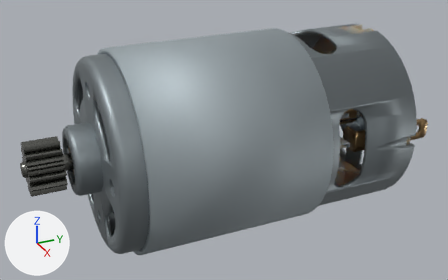
Before and after pictures for a commit that changed the Blender file motors/RS-550 VC 18V 14teeth.blend.
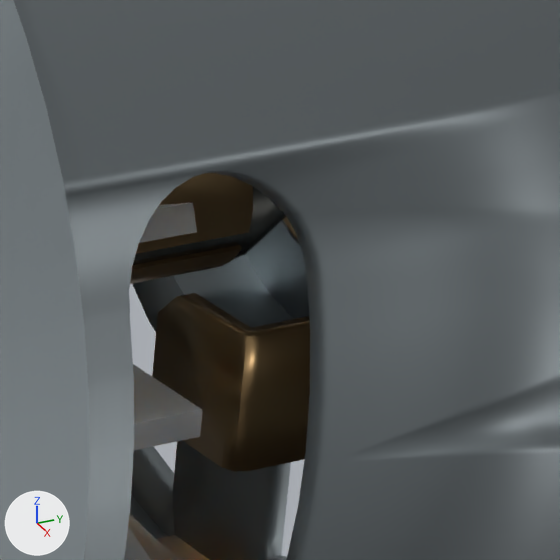
Each version is shown whole from a 50 mm lens placed at (0.1003, -0.0482, 0.0487), pointed at (0.0006, -0.0033, -0.0011), then close up on the part from 72% to 90% of the width and 30% to 59% of the height. The axes (+X, +Y, +Z) are drawn at lower left. The lights are the same throughout.

The first close-up shows 'axis', 'back', 'base', 'contacts', 'cover', 'fan', 'plastics'.
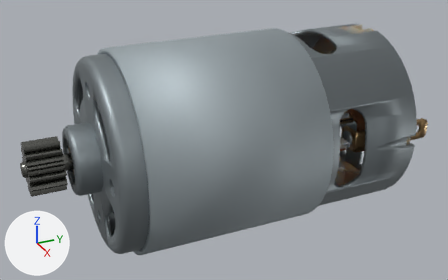
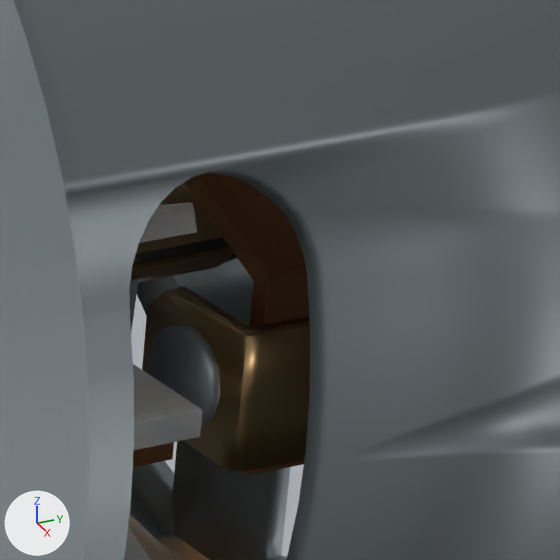
Commit message: add brushes

Edits to the bpy script that builds the scene:
```text
Add mat_copper_contacts:
    mat_copper_contacts = principled_material('copper contacts')
    mat_copper_contacts.base_color = (0.376, 0.176, 0.083)  # brown #a57451
    mat_copper_contacts.metallic = 0.9
    mat_copper_contacts.roughness = 0.3
    mat_copper_contacts.specular_ior_level = 0.2
Change me_vert_001:
    where me_vert_001.from_pydata(...)  # 23 vertices, 10 faces; spans x 0.01..0.014, y 0.0175..0.0345, z 0.0..0.002
    used by ob_contacts; location = (0.0, 0.0, 0.0)
    verts and faces of me_vert_001; kept vertices keep their numbers, new ones are numbered from 23
    before: 14 (0.01, 0.0175, 0.0), 15 (0.0108, 0.0175, 0.002), 16 (0.01, 0.0175, 0.0012)
    me_vert_001 part 1
    add for i in [14, 15, 16]: verts[i] += (-0.0005, 0.0, 0.0)
    add verts[23] = (0.0117, 0.0171, 0.0014)
    add verts[24] = (0.0124, 0.0171, 0.0012)
    add verts[25] = (0.0129, 0.0171, 0.0007)
    add verts[26] = (0.0131, 0.0171, 0.0)
    add verts[27] = (0.0103, 0.0171, 0.0)
    add verts[28] = (0.0105, 0.0171, 0.0007)
    add verts[29] = (0.011, 0.0171, 0.0012)
    add faces += [(23, 29, 28, 27, 26, 25, 24)]  # mat_metal_1 (grey #8f989c)
    add me_vert_001.materials.append(mat_metal_1)  # grey #8f989c
Add me_vert_002:
    me_vert_002.from_pydata(...)  # 72 vertices, 70 faces; spans x -0.003..0.0134, y 0.0185..0.0241, z -0.0025..0.0085
    me_vert_002.polygons.foreach_set('use_smooth', [True] * 70)
    # faces by material slot: [42, 28]
    me_vert_002.materials.append(mat_copper_contacts)  # brown #a57451
    me_vert_002.materials.append(mat_metal_1)  # grey #8f989c
Add ob_brushes:
    ob_brushes = bpy.data.objects.new('brushes', me_vert_002)
    ob_brushes.location = (0.0, 0.0, 0.0)
    _m = ob_brushes.modifiers.new('Array', 'ARRAY')
    _m.constant_offset_displace = (0.0, 0.0, 0.001)
    _m.use_relative_offset = False
    _m.use_object_offset = True
    _m.offset_object = ob_y180d
```

Pixel boxes (x1, y1, x2, y2) of what changed, in the close-ups (560 x 560 px):
'contacts', reshaped (6% wider): before (152, 293, 310, 472); after (142, 286, 310, 472)
'brushes', added: after (129, 173, 309, 476)
    faces in mat_copper_contacts (brown #a57451): (133, 173, 309, 476)
    faces in mat_metal_1 (grey #8f989c): (129, 279, 139, 331)
part 1 of me_vert_001, built on: before (152, 293, 250, 467); after (142, 286, 250, 467)
